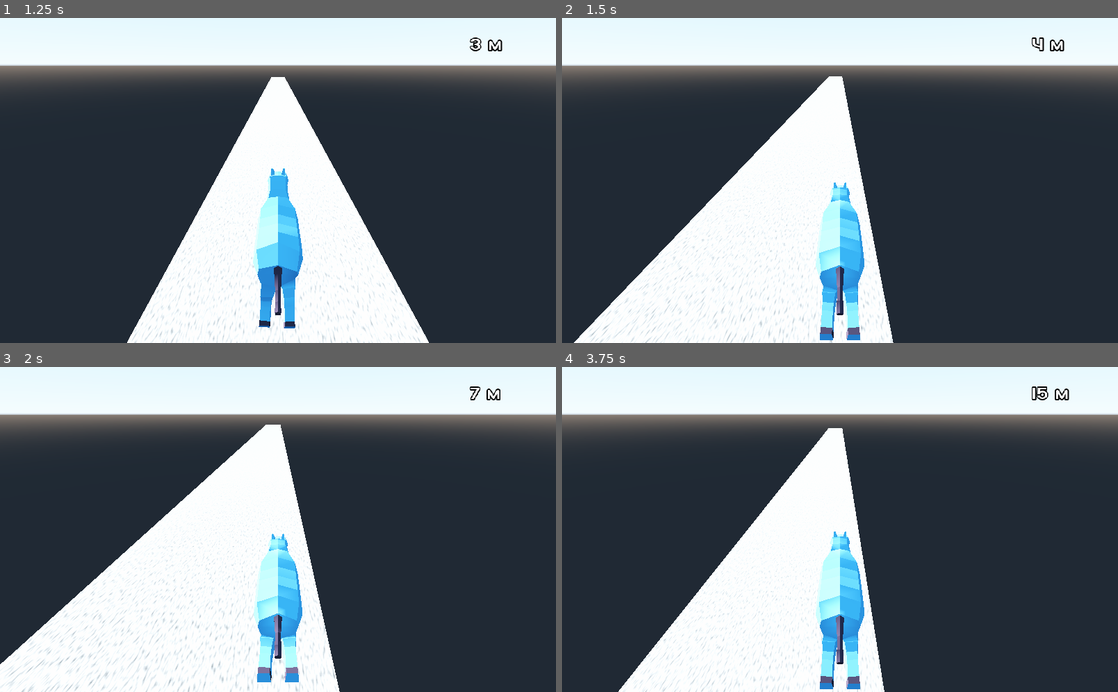
Above: before the commit, frames 1-4 (two rows, left to right).
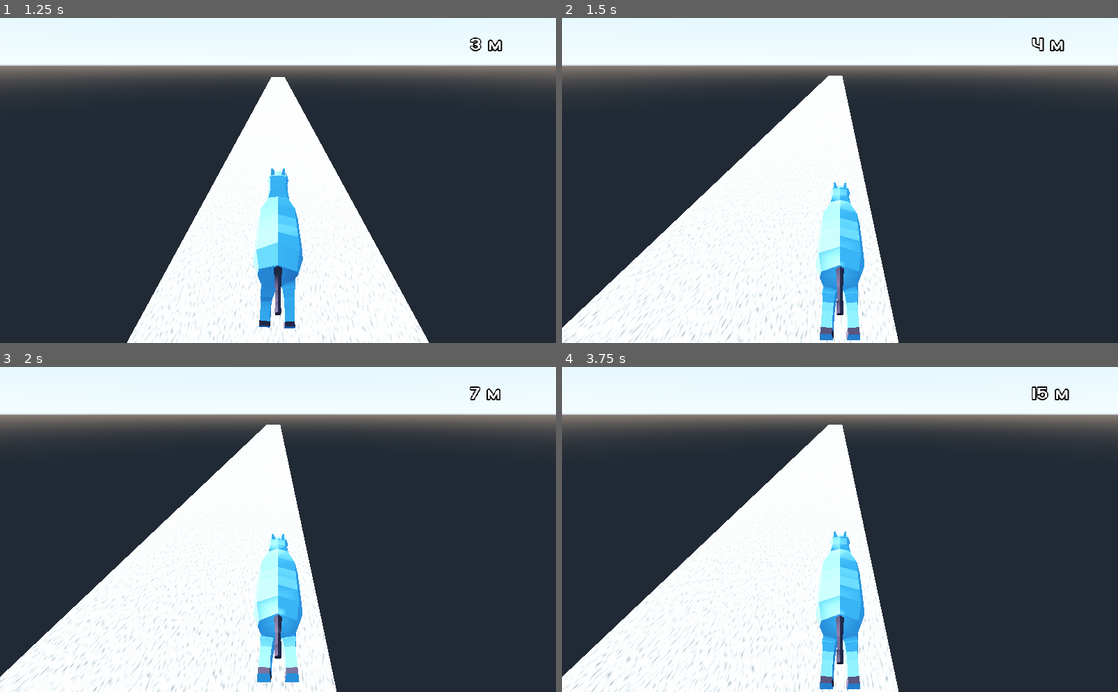
Above: after the commit, the same moments.

Repository: sparkoo/Kvalfors
Game: Godot game, scene res://Gui/MainMenu.tscn
The game is run twice, just before and just after one commit, with the same random seed, the same clock (stepped at 60 frames per second) and the same inputs.
Inputs:
- Up to frame 1 (1.25 s): click "GO !" at 0.5 s
- Up to frame 2 (1.5 s): hold Right (right) from 1.28 s (still down); tap Down (slide) at 1.35 s
- Up to frame 3 (2 s): keep holding Right (right); tap Up (jump) at 1.52, 1.55, 1.82 s
- Up to frame 4 (3.75 s): release Right (right) at 2.03 s; hold Left (left) 2.03-2.78 s; tap Up (jump) at 2.1, 2.27, 2.57, 3.05 s; tap Down (slide) at 2.3, 2.85, 3.6 s; hold Right (right) from 2.78 s (still down)

Frame 1 is identical in both runs. In frame 2, 3.6% of the frame differs, in the area x 0-61%, y 17-100%; in frame 3, 2.7%; in frame 4, 7.4%.

Commit message:
jump/slide/move smoother transition

Diff:
--- a/Player/Player.gd
+++ b/Player/Player.gd
@@ -4,10 +4,10 @@
 enum PlayerState{RUNNING, DEAD, IDLE}
 
 export var SPEED = 5
-export var SIDE_SPEED = 20
-export var JUMP_SPEED = 1
+export var SIDE_SPEED = 15
+export var JUMP_SPEED = 10
 export var NORMAL_HEIGHT = .7
-var SLIDE_HEIGHT = -0.35
+var SLIDE_HEIGHT = 0.35
 var JUMP_HEIGHT = 1.2
 
 const LINE_WIDTH = 1
@@ -24,56 +24,51 @@
 	run()
 	lastKnownPosition = translation
 
-func _physics_process(delta):
+func _physics_process(delta: float):
 	if playerState == PlayerState.RUNNING:
-		move()
+		move(delta)
 
 
-func move():
+func move(delta: float):
 	if playerState == PlayerState.RUNNING:
-		var camera_transform = $Camera.global_transform
-#		var direction = Input.get_action_strength("left") - Input.get_action_strength("right")
-#		translation.x = LINE_WIDTH * direction
 		if Input.is_action_pressed("left"):
-			motion.x = moveToMotion(translation.x, LINE_WIDTH, SIDE_SPEED)
+			motion.x = moveToMotion(translation.x, LINE_WIDTH, SIDE_SPEED, delta)
 		elif Input.is_action_pressed("right"):
-			motion.x = moveToMotion(translation.x, -LINE_WIDTH, -SIDE_SPEED)
+			motion.x = moveToMotion(translation.x, -LINE_WIDTH, SIDE_SPEED, delta)
 		else:
-			if not Utils.compare_floats(translation.x, 0, 0.01):
-				if translation.x < 0:
-					motion.x = SIDE_SPEED
-				else:
-					motion.x = -SIDE_SPEED
-			else:
-				motion.x = 0
+			motion.x = moveToMotion(translation.x, 0, SIDE_SPEED, delta)
+
 		if Input.is_action_just_pressed("jump") and playerActiveState == PlayerActiveState.RUNNING:
 			playerActiveState = PlayerActiveState.JUMP
 			jump()
 		elif Input.is_action_just_pressed("slide") and playerActiveState == PlayerActiveState.RUNNING:
 			playerActiveState = PlayerActiveState.SLIDE
 			slide()
-		$Camera.global_transform = camera_transform
 
 		if playerActiveState == PlayerActiveState.JUMP:
-			motion.y = moveToMotion(translation.y, JUMP_HEIGHT, JUMP_SPEED)
+			motion.y = moveToMotion(translation.y, JUMP_HEIGHT, JUMP_SPEED, delta)
 		elif playerActiveState == PlayerActiveState.SLIDE:
-			motion.y = moveToMotion(translation.y, SLIDE_HEIGHT, -JUMP_SPEED)
+			motion.y = moveToMotion(translation.y, SLIDE_HEIGHT, JUMP_SPEED, delta)
 		elif playerActiveState == PlayerActiveState.RUNNING:
-			if not Utils.compare_floats(translation.y, NORMAL_HEIGHT, 0.1):
-				if translation.y < NORMAL_HEIGHT:
-					motion.y = JUMP_SPEED
-				else:
-					motion.y = -JUMP_SPEED
-			else:
-				motion.y = 0
+			motion.y = moveToMotion(translation.y, NORMAL_HEIGHT, JUMP_SPEED, delta)
 
 		motion.z = SPEED
 		move_and_slide(motion)
+#		$Camera.translate(Vector3(motion.x * delta, -motion.y * delta, 0))
 		updateDistance()
 
-func moveToMotion(from, to, speed, tolerance = 0.01):
+func moveToMotion(from: float, to: float, speed: float, delta: float, tolerance: float = 0.01):
 	if not Utils.compare_floats(from, to, 0.01):
-		return speed
+		if to > from:
+			if from + (speed * delta) > to:
+				return (to - from) / delta
+			else:
+				return speed
+		else:
+			if from + (speed * delta) < to:
+				return (to - from) / delta
+			else:
+				return -speed
 	else:
 		return 0
 
@@ -84,7 +79,7 @@
 
 func run():
 	playerState = PlayerState.RUNNING
-	animateAction("run")
+	animateAction("run", true)
 
 
 func jump():
@@ -110,8 +105,11 @@
 		run()
 
 
-func animateAction(action):
-	$PlayerModel/AnimationPlayer.play(action)
+func animateAction(action, queue: bool = false):
+	if queue:
+		$PlayerModel/AnimationPlayer.queue(action)
+	else:
+		$PlayerModel/AnimationPlayer.play(action)
 	$Sfx/AudioStreamPlayer.stream = load("res://assets/sfx/%s.ogg" % action)
 	$Sfx/AudioStreamPlayer.play()
 
